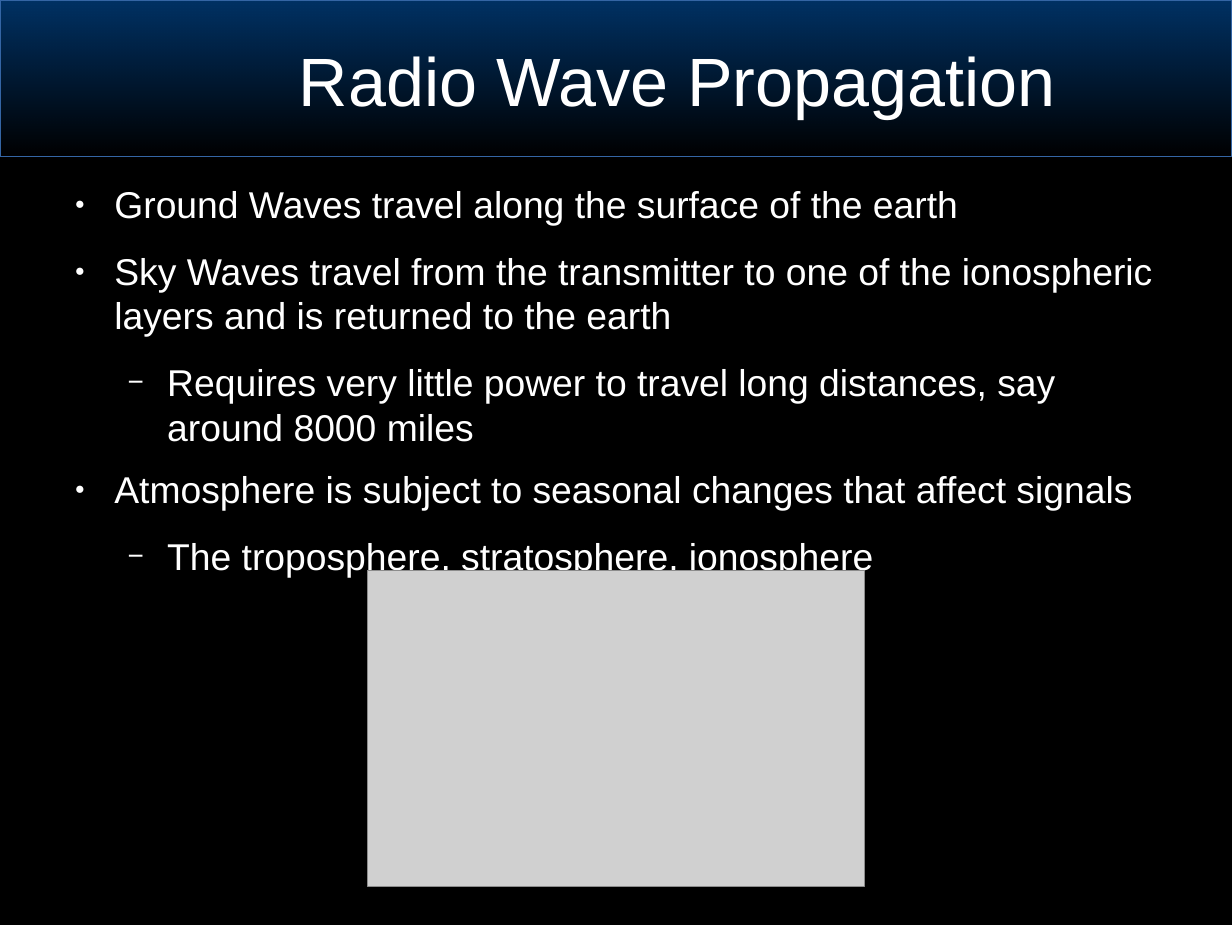
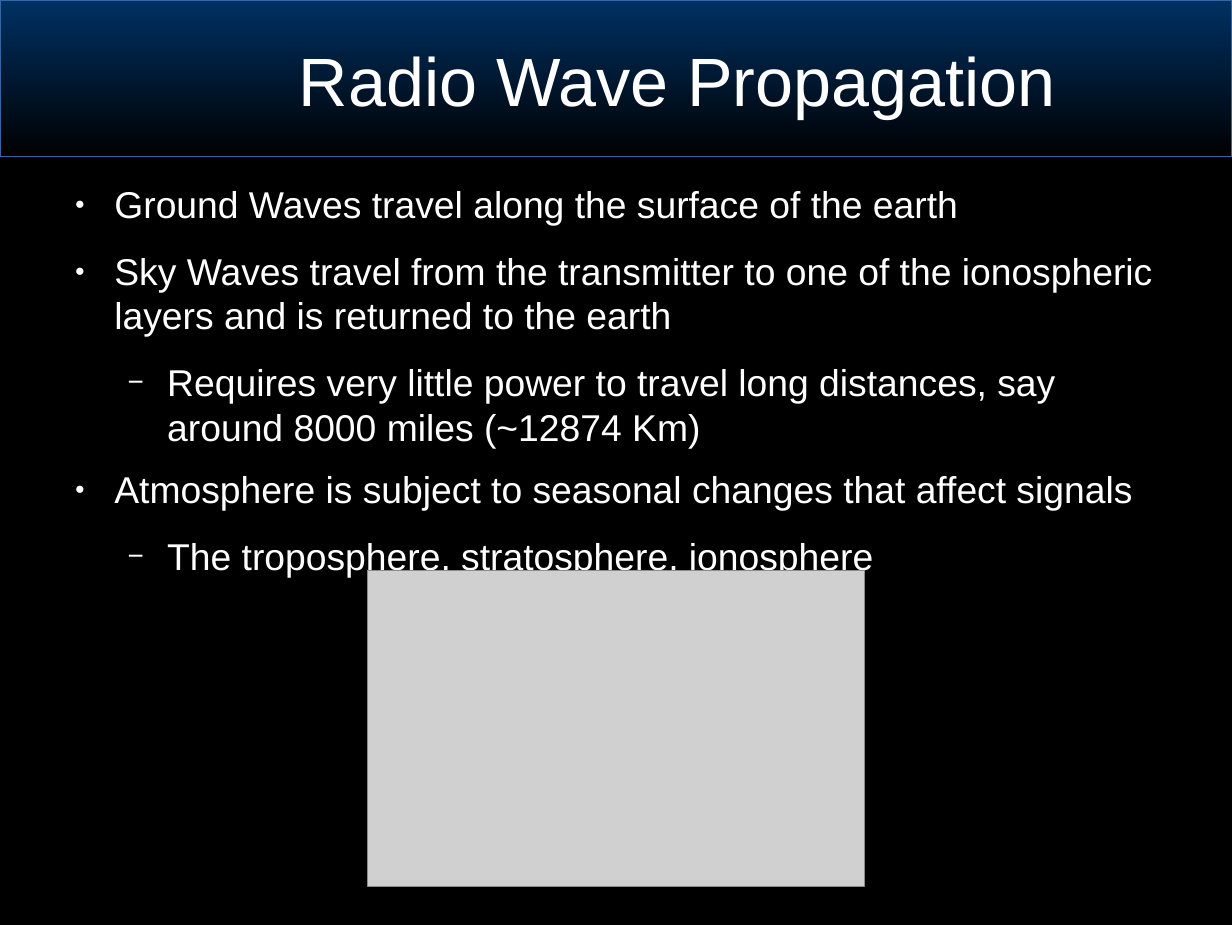
Before and after one commit to joeblankenship1/BRW_ANT_CLASS, a slide deck: slide 6 of BasicSignalsConcepts.odp (slide 5 before the commit). Drawn at 1232x925 pixels with LibreOffice and Linux fonts; fonts in the diff are those of the drawing; grey boxes stand for pictures; background and template pictures are left out. Boxes give left, top, right and bottom in pixels: in the first picture for what was removed or moved away, otherwise in the second. Text is boxed around its words. In the diff, an @@ line names an element or a change of style, - is before the commit and + after.

Commit message:
updates

```diff
--- a/BasicSignalsConcepts.odp
+++ b/BasicSignalsConcepts.odp
@@ text at (x1=167, y1=369, x2=1055, y2=449): text changed @@
-  − Requires very little power to travel long distances, say around 8000 miles
+  − Requires very little power to travel long distances, say around 8000 miles (~12874 Km)
```
Also in this commit, not shown: 2 other slides changed, 1 slide added.
